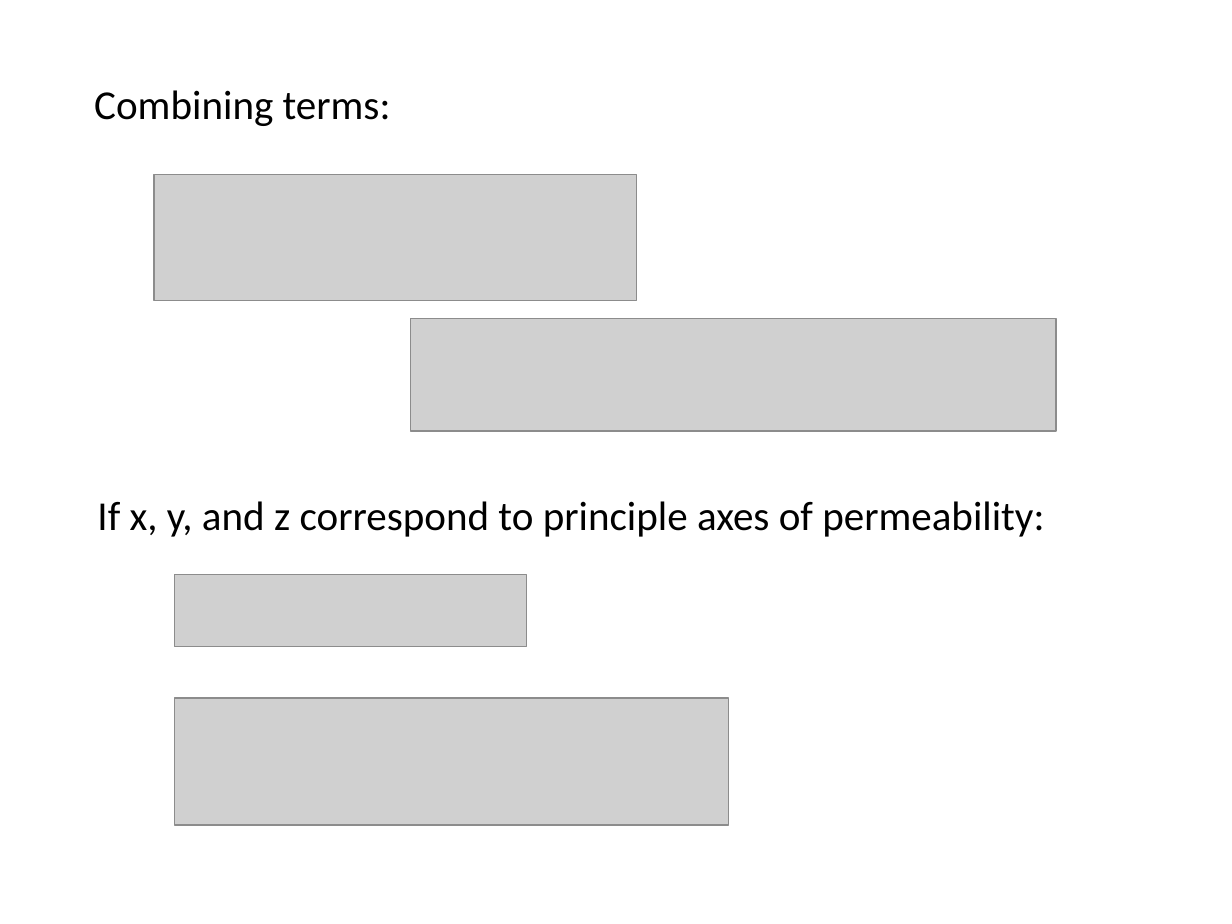
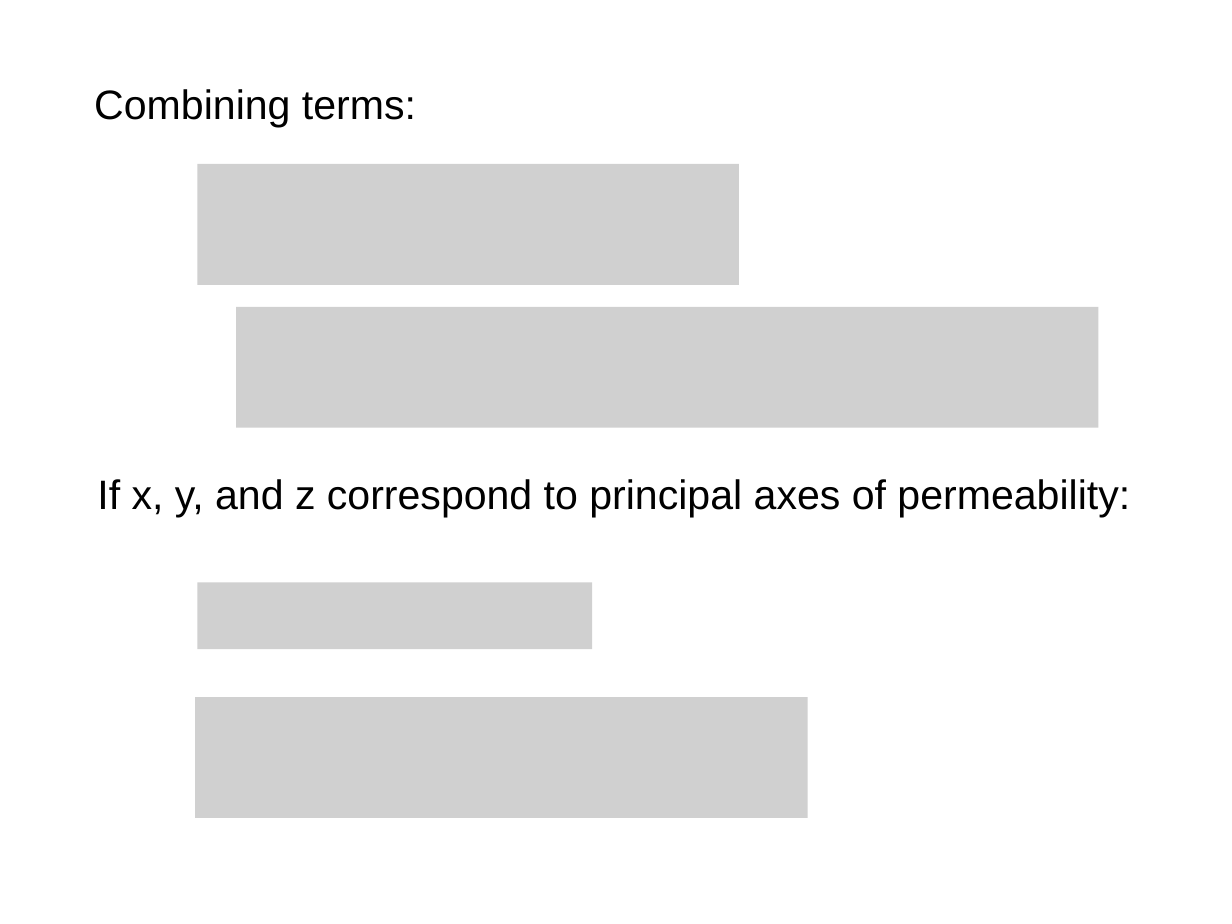
Before and after one commit to njones61/ce544, a slide deck: slide 10 of docs/unit1/05_goveqs/governing equations.pptx (slide 9 before the commit). Drawn at 1232x924 pixels with LibreOffice and Linux fonts; fonts in the diff are those of the drawing; grey boxes stand for pictures. Boxes give left, top, right and bottom in pixels: in the first picture for what was removed or moved away, otherwise in the second. Text is boxed around its words. In the diff, an @@ line names an element or a change of style, - is before the commit and + after.

```diff
--- a/docs/unit1/05_goveqs/governing equations.pptx
+++ b/docs/unit1/05_goveqs/governing equations.pptx
@@ text "Combining terms:" at (94, 89, 416, 127): font Calibri to Arial @@
@@ picture: place and size @@
-picture at (154, 175, 637, 301)
+picture at (197, 164, 738, 285)
@@ picture: place and size @@
-picture at (410, 318, 1056, 431)
+picture at (237, 307, 1099, 428)
@@ text at (97, 479, 1130, 517): text changed; font Calibri to Arial @@
-If x, y, and z correspond to principle axes of permeability:
+If x, y, and z correspond to principal axes of permeability:
@@ picture: place and size @@
-picture at (175, 575, 527, 647)
+picture at (197, 583, 591, 649)
@@ picture: place and size @@
-picture at (175, 699, 729, 825)
+picture at (195, 697, 807, 818)
```
Also in this commit, not shown: 9 other slides changed, 6 slides added, 4 slides removed, 1 other file.
